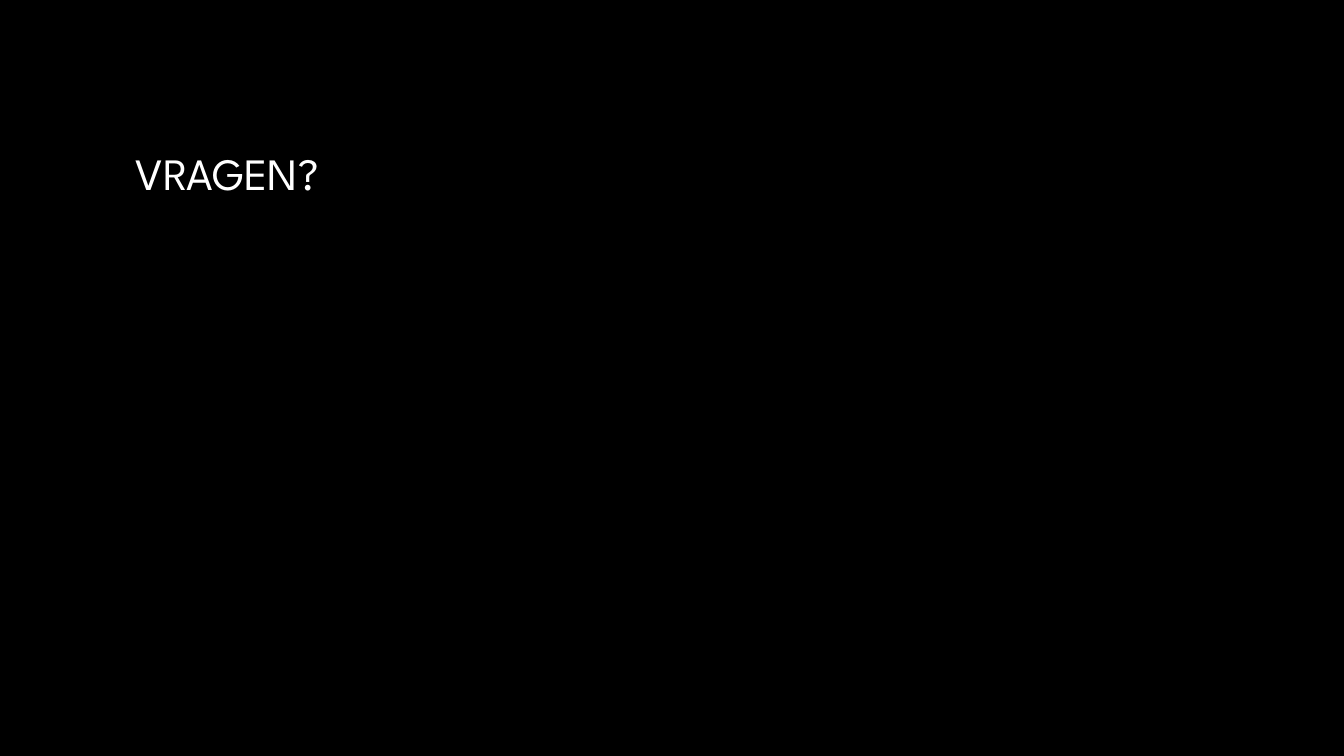
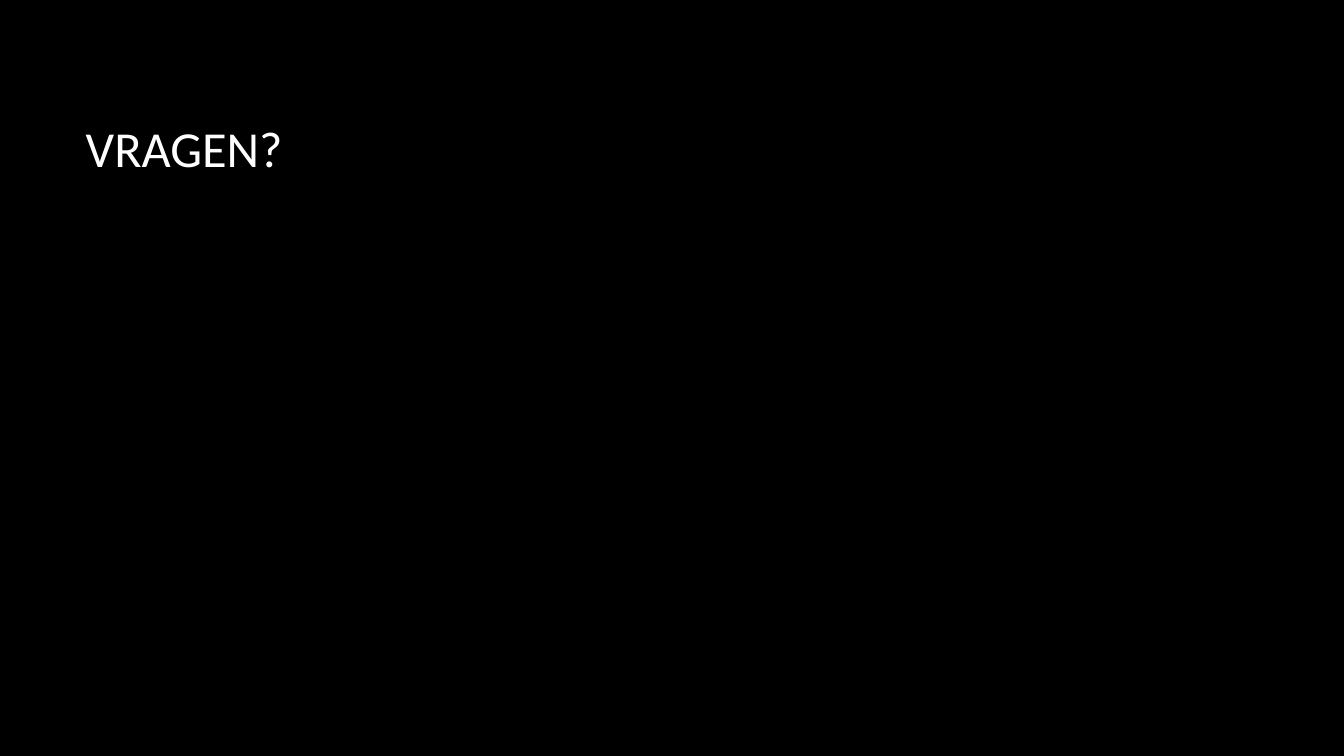
Before and after one commit to Matthijs-Hart/Project-5-6---Floating-Farm, a slide deck: slide 9 of Presentaties/Template Sprint Reviews.pptx. Drawn at 1344x756 pixels with LibreOffice and Linux fonts; fonts in the diff are those of the drawing; background and template pictures are left out. Boxes give left, top, right and bottom in pixels: in the first picture for what was removed or moved away, otherwise in the second. Text is boxed around its words. In the diff, an @@ line names an element or a change of style, - is before the commit and + after.

```diff
--- a/Presentaties/Template Sprint Reviews.pptx
+++ b/Presentaties/Template Sprint Reviews.pptx
@@ title "VRAGEN?": place and size @@
-title "VRAGEN?" at (136, 160, 319, 191)
+title "VRAGEN?" at (86, 132, 283, 168)
@@ title "VRAGEN?" at (86, 132, 283, 168): size 32 to 36 pt, font League Spartan to Calibri, text colour gradient #FFFFFF to #A6A6A6 to #FFFFFF @@
```
Also in this commit, not shown: 4 other slides changed, 4 slides added, 4 slides removed, 3 other files.
